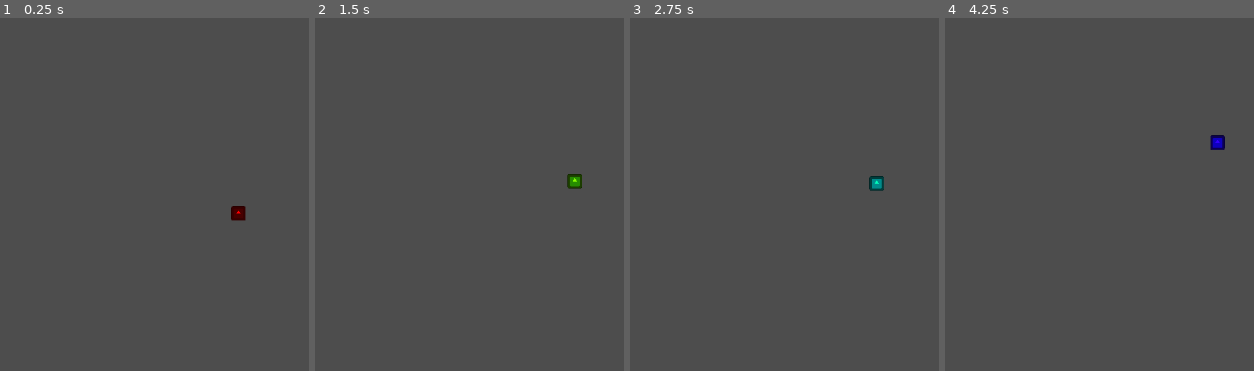
Above: before the commit, frames 1-4 (left to right).
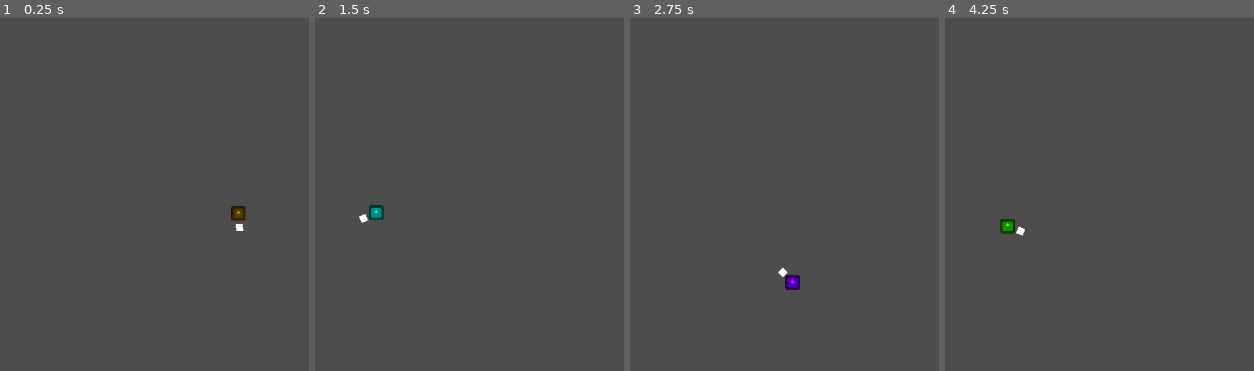
Above: after the commit, the same moments.

Repository: Setry/gj-solo
Game: Godot game, scene res://Scenes/MainTest.tscn
The game is run twice, just before and just after one commit, with the same random seed, the same clock (stepped at 60 frames per second) and the same inputs. The engine's default icon, where the game draws it, is replaced by a stand-in: a white triangle on a blue panel in a dark square.
Inputs:
- Up to frame 1 (0.25 s): no input
- Up to frame 2 (1.5 s): tap Enter at 0.5 s; hold Space (press) 0.53-1.28 s; tap Space (press) at 1.35 s
- Up to frame 3 (2.75 s): hold Space (press) from 2.03 s (still down)
- Up to frame 4 (4.25 s): release Space (press) at 2.78 s; tap Space (press) at 2.85 s; hold Space (press) from 3.53 s (still down)

The runs differ from the first frame. In frame 1, 0.2% of the frame differs, in the area x 75-80%, y 53-61%; in frame 2, 0.5%; in frame 3, 0.5%; in frame 4, 0.5%, in the area x 17-91%, y 33-62%.

Commit message:
Rotate player, Move on press

Diff:
--- a/Scenes/MainTest.tscn
+++ b/Scenes/MainTest.tscn
@@ -1,11 +1,17 @@
-[gd_scene load_steps=3 format=3 uid="uid://bsa4keg000rd7"]
+[gd_scene load_steps=4 format=3 uid="uid://bsa4keg000rd7"]
 
 [ext_resource type="PackedScene" uid="uid://blkxf2p205brj" path="res://assets/Player.tscn" id="1_c2270"]
 [ext_resource type="PackedScene" uid="uid://3nvum3th5233" path="res://assets/Body.tscn" id="2_bhhyf"]
+
+[sub_resource type="CanvasTexture" id="CanvasTexture_c2270"]
 
 [node name="Node2D" type="Node2D"]
 
 [node name="Player" parent="." instance=ExtResource("1_c2270")]
 position = Vector2(526, 310)
 
+[node name="Indicator" type="Sprite2D" parent="Player"]
+scale = Vector2(10, 10)
+texture = SubResource("CanvasTexture_c2270")
+
 [node name="Area2D" parent="." instance=ExtResource("2_bhhyf")]
--- a/scripts/CharSprite.gd
+++ b/scripts/CharSprite.gd
@@ -1,22 +1,25 @@
 extends Sprite2D
 
+const MOVEMENT_SPEED: float = 5
+const ROTATION_SPEED: float = 0.1
+
+var indicator: Sprite2D
 var hue: float = 0
-var pressed: bool = false
 var velocity: Vector2 = Vector2()
+var angle: float = 0
+
+func _ready() -> void:
+	self.indicator = get_parent().get_node("Indicator") as Sprite2D
 
 func _process(delta):
-	if pressed:
-		hue += 0.005
+	hue += 0.005
 	self.modulate = Color.from_hsv(hue, 1, 1, 1)
 	self.position += velocity
-	#self.modulate = Color(0, 0, 1)
-	#self.modulate = Color(1, 1, 1)
-
+	self.angle += 0.1
+	self.angle = fmod(self.angle, 6.28)
+	self.indicator.position = self.position + Vector2(cos(angle), sin(angle)).normalized() * 20
+	self.indicator.rotation = angle
 
 func _input(event: InputEvent) -> void:
 	if event.is_action_pressed("press"):
-		velocity = Vector2(randf() - 0.5, randf() - 0.5).normalized()
-		print("test")
-		pressed = true
-	elif event.is_action_released("press"):
-		pressed = false
+		velocity = Vector2(cos(angle), sin(angle)).normalized() * MOVEMENT_SPEED
